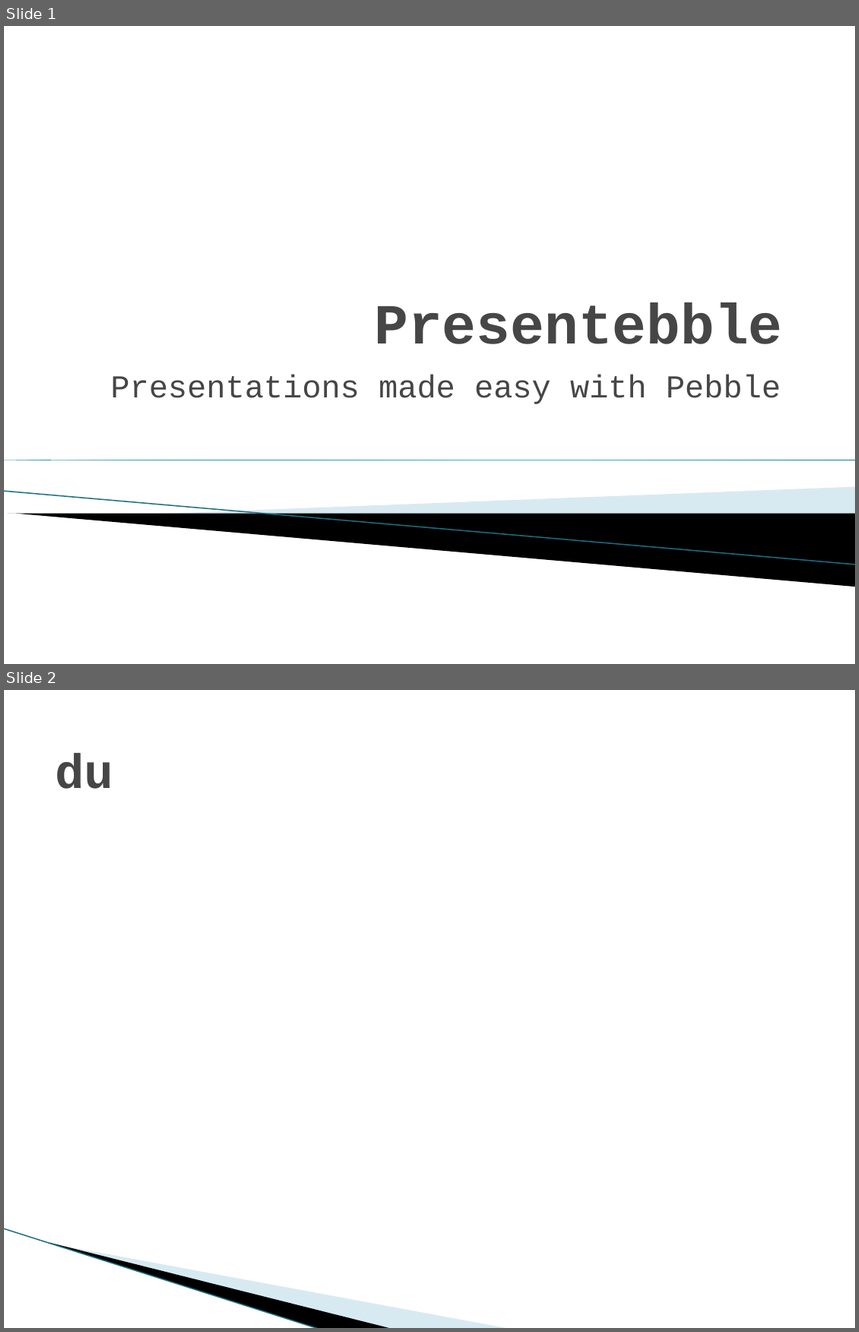
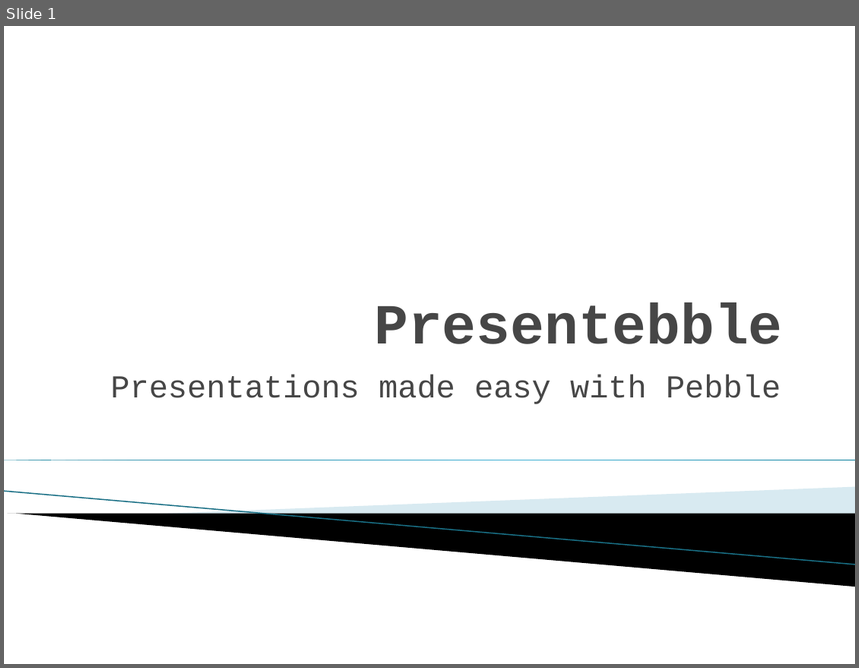
Before and after one commit to Jefftree/pebble_backend, a slide deck: herny.pptx. Shown one above the other, each under a label of ours: slides 1 and 2 before the commit, slide 1 after it. The pictures are 859x1332 and 859x668 pixels, drawn with LibreOffice and Linux fonts; fonts in the diff are those of the drawing; background and template pictures are left out. Boxes give left, top, right and bottom in pixels: in the first picture for what was removed or moved away, otherwise in the second. Text is boxed around its words. In the diff, an @@ line names an element or a change of style, - is before the commit and + after.

```diff
--- a/herny.pptx
+++ b/herny.pptx
@@ slide 2 removed at bbox=[4, 690, 855, 1328], background #FFFFFF @@
@@ title removed at bbox=[55, 753, 113, 789] @@
-du
@@ line removed from (4, 1229) to (320, 1328) @@
@@ freeform shape removed at bbox=[49, 1243, 393, 1328] @@
@@ freeform shape removed at bbox=[51, 1243, 510, 1328] @@
```
Also in this commit, not shown: 4 slides added, 4 other slides removed, 2 other files.
